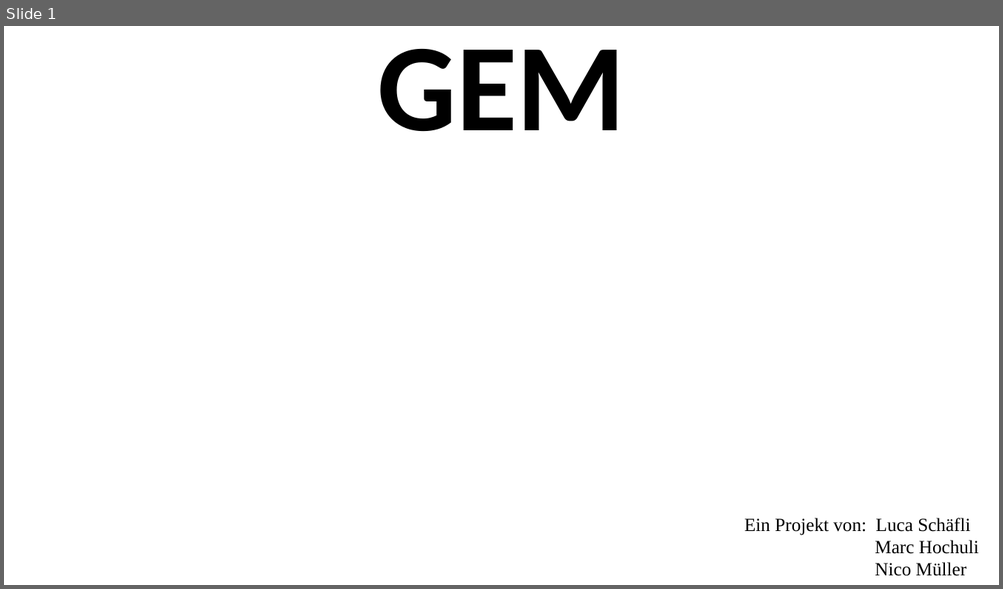
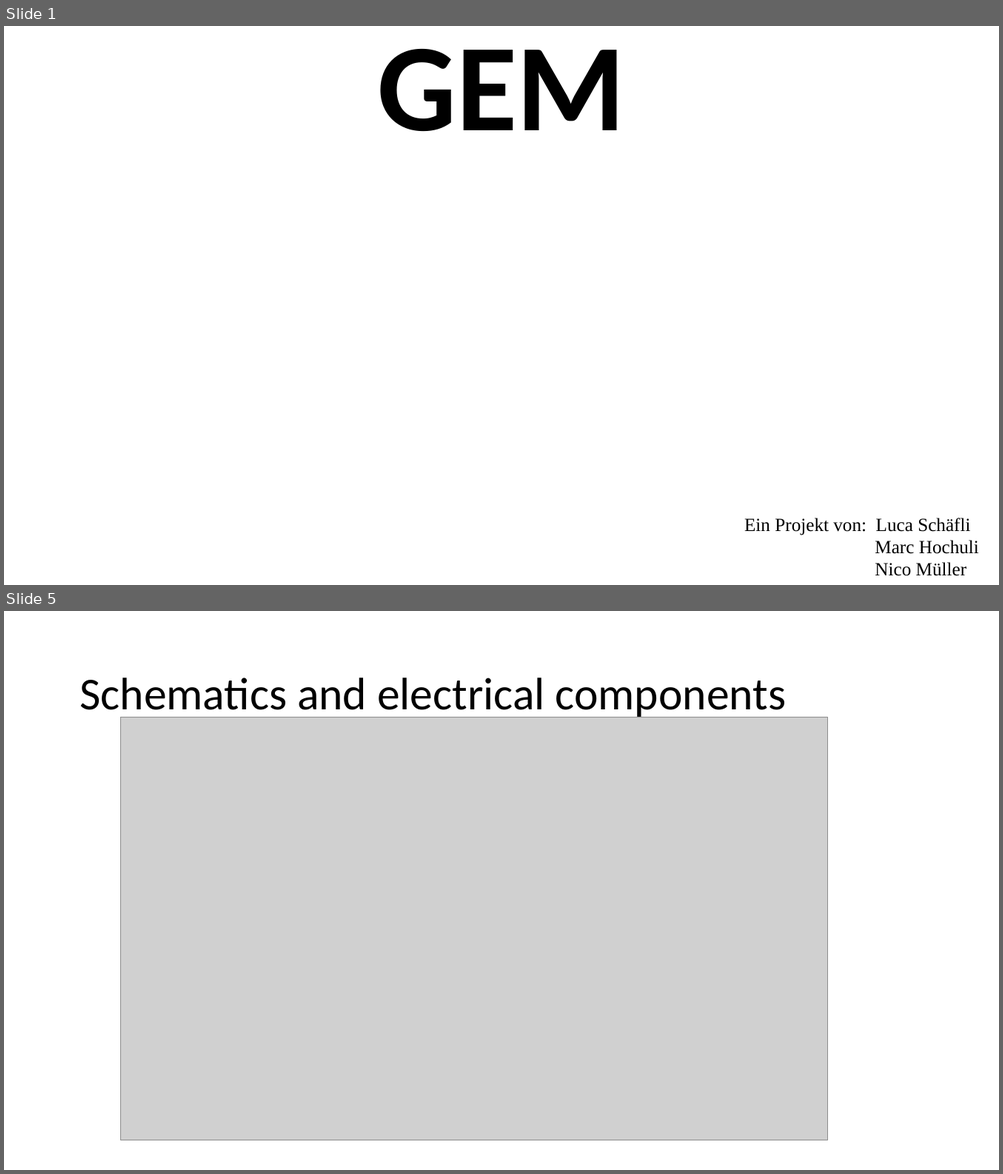
Before and after one commit to AkazeX/GEM, a slide deck: 999_Präsentation/PPP/GEM.pptx. Shown one above the other, each under a label of ours: slide 1 before the commit, slides 1 and 5 after it; the slides between them are not shown. The pictures are 1003x589 and 1003x1174 pixels, drawn with LibreOffice and Linux fonts; fonts in the diff are those of the drawing; grey boxes stand for pictures; background and template pictures are left out. Boxes give left, top, right and bottom in pixels: in the first picture for what was removed or moved away, otherwise in the second. Text is boxed around its words. In the diff, an @@ line names an element or a change of style, - is before the commit and + after.

```diff
--- a/999_Präsentation/PPP/GEM.pptx
+++ b/999_Präsentation/PPP/GEM.pptx
@@ slide 5 added at [4, 611, 999, 1170], background #FFFFFF @@
@@ title added at [79, 678, 785, 721], 44 pt, text #000000 @@
+Schematics and electrical components
@@ picture added at [121, 717, 828, 1141] @@
```
Also in this commit, not shown: 13 other slides added, 21 other files.
